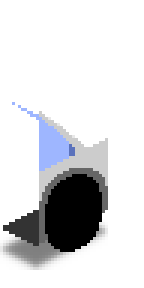
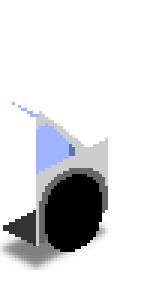
Layer changes from the first 144×288 image to the second:
painted on "Beam" over [36,117,45,129]
painted on "Glass" over [36,120,39,174]
painted on "Side" over [36,174,39,246]
